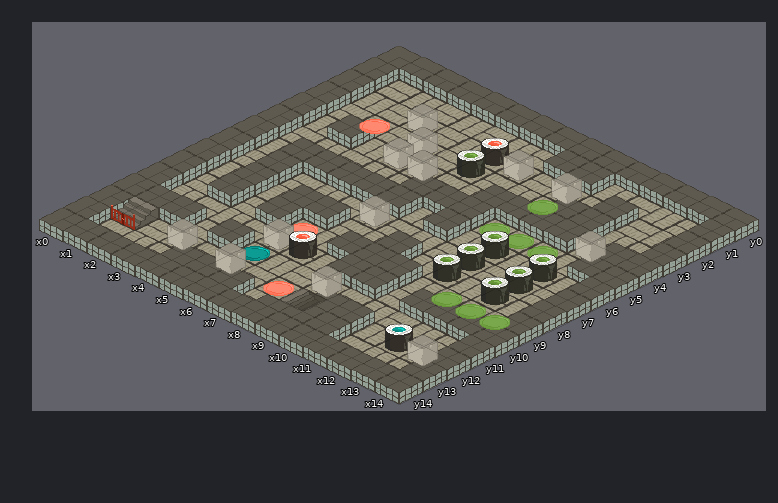
Tiled map, stored at game/data/levels/lvl05.tmx. Above is the file before it was changed.
Cells are 56x27 px. Isometric: x runs down to the right, y down to the left. Shown: x 0..14, y 0..14.
After the commit:
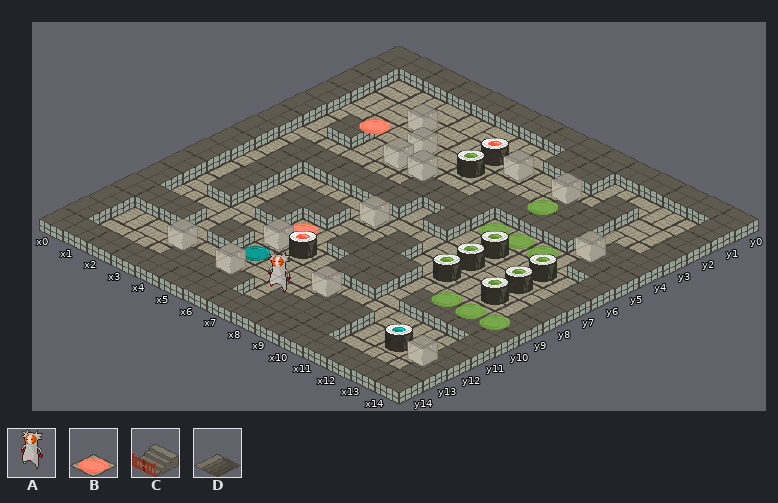
Key: from "tatami": A 0 "ned", B 10 "ned", C 11, D 22.
_ is an empty cell.
The exact change:
Layer "stairs" (now hidden):
y 12: x 1 C -> _; x 8 D -> _
Layer "game":
y 12: x 7 B -> A
Where, in picture pixels (left, top, right, bottom), the same in both pictures:
removed: (111, 197, 158, 230)
changed: (257, 251, 327, 311)
